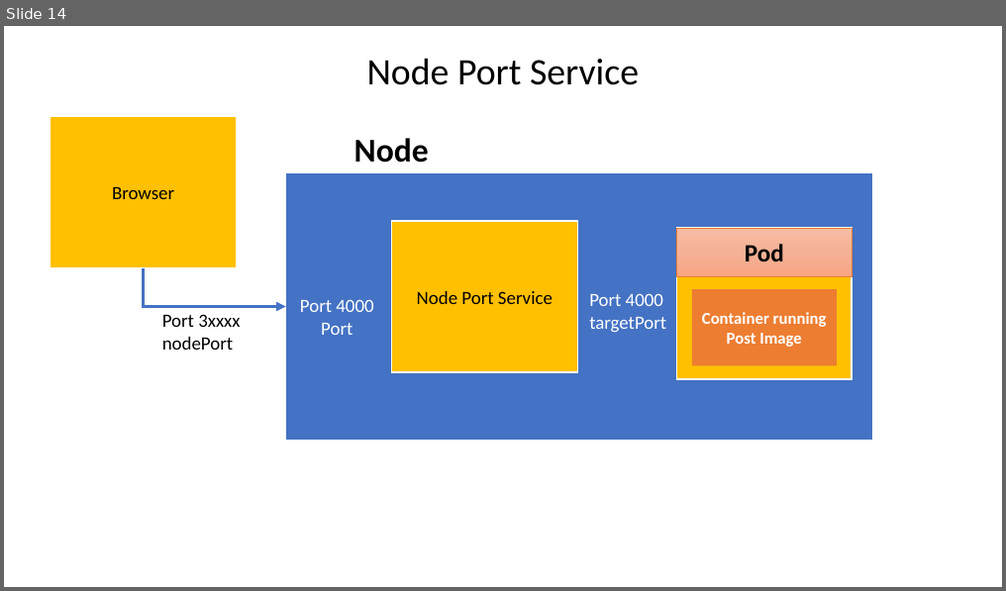
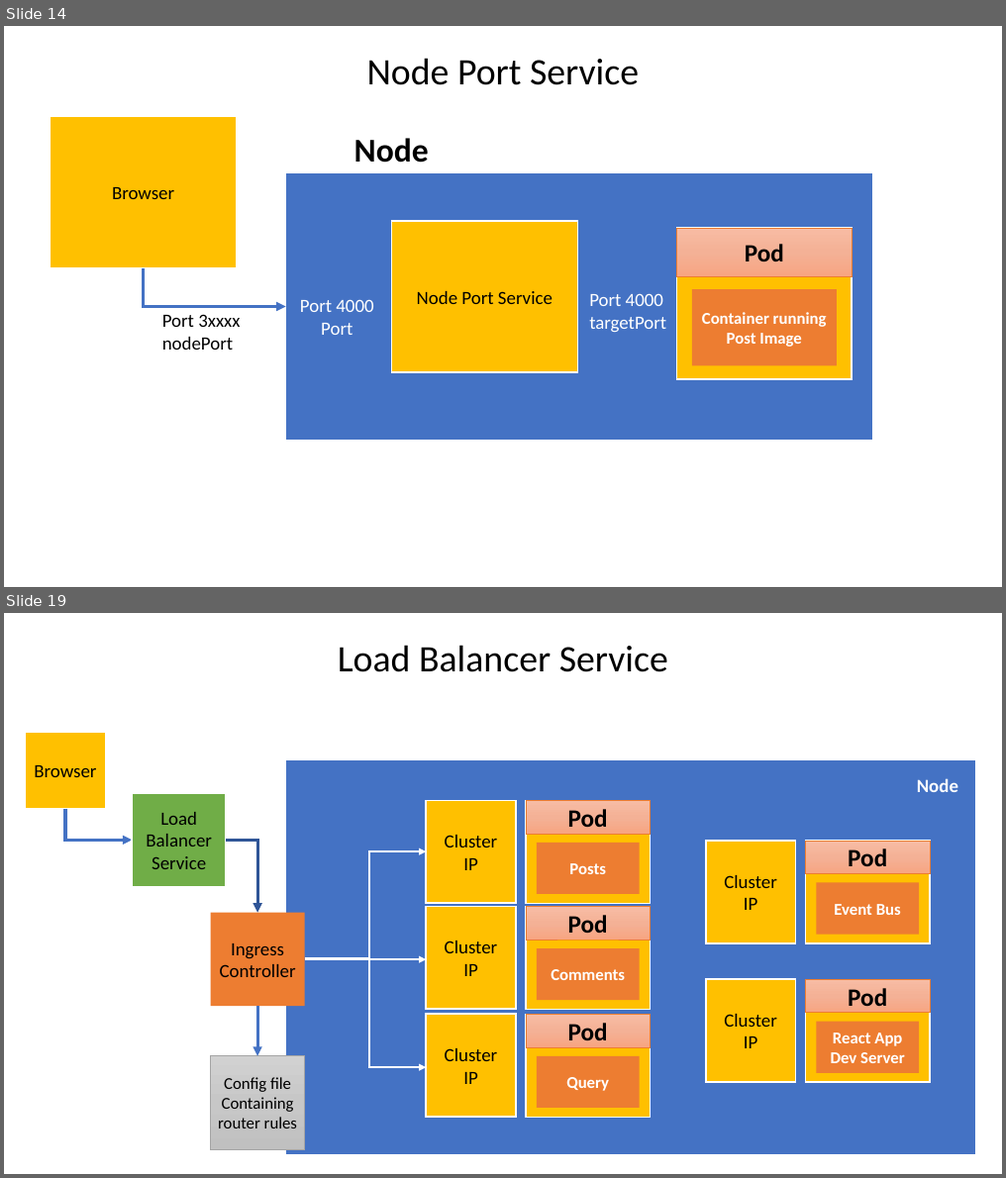
Before and after one commit to AlqamaShuja/Microservices, a slide deck: Kubernetes.pptx. Shown one above the other, each under a label of ours: slide 14 before the commit, slides 14 and 19 after it; the slides between them are not shown. The pictures are 1006x591 and 1006x1178 pixels, drawn with LibreOffice and Linux fonts; fonts in the diff are those of the drawing. Boxes give left, top, right and bottom in pixels: in the first picture for what was removed or moved away, otherwise in the second. Text is boxed around its words. In the diff, an @@ line names an element or a change of style, - is before the commit and + after.

```diff
--- a/Kubernetes.pptx
+++ b/Kubernetes.pptx
@@ slide 19 added at bbox=[4, 613, 1002, 1174], background #FFFFFF @@
@@ title added at bbox=[338, 645, 668, 672], 36 pt, text #000000 @@
+Load Balancer Service
@@ rectangle added at bbox=[25, 731, 106, 808], fill #FFC000, outline #FFFFFF 1.5 pt, 18 pt, text #000000 @@
+Browser
@@ rectangle added at bbox=[286, 760, 976, 1155], fill #4472C4, outline #FFFFFF 1.5 pt @@
@@ text added at bbox=[917, 778, 958, 792], 18 pt, text #FFFFFF, bold @@
+Node
@@ elbow arrow added from (65, 809) to (132, 840), #4472C4 3 pt @@
@@ rectangle added at bbox=[132, 793, 227, 887], fill #70AD47, outline #FFFFFF 1.5 pt, 18 pt, text #000000 @@
+Load Balancer Service
@@ group added at bbox=[426, 800, 650, 903]: 4 rectangles @@
+Pod
+Posts
+Cluster
+IP
@@ elbow arrow added from (227, 840) to (257, 912), #2F5597 3 pt @@
@@ group added at bbox=[706, 841, 930, 944]: 4 rectangles @@
+Pod
+Event Bus
+Cluster
+IP
@@ arrow added from (368, 852) to (426, 852), #FFFFFF 2.25 pt @@
@@ line added from (369, 852) to (369, 1067), #FFFFFF 2.25 pt @@
@@ group added at bbox=[426, 906, 650, 1010]: 4 rectangles @@
+Pod
+Comments
+Cluster
+IP
@@ rectangle added at bbox=[211, 912, 305, 1006], fill #ED7D31, 18 pt, text #000000 @@
+Ingress Controller
@@ line added from (305, 959) to (369, 959), #FFFFFF 3 pt @@
@@ arrow added from (368, 959) to (426, 959), #FFFFFF 2.25 pt @@
@@ group added at bbox=[706, 980, 930, 1082]: 4 rectangles @@
+Pod
+React App Dev Server
+Cluster
+IP
@@ arrow added from (257, 1006) to (257, 1057), #4472C4 3 pt @@
@@ group added at bbox=[426, 1014, 650, 1117]: 4 rectangles @@
+Pod
+Query
+Cluster
+IP
@@ rectangle added at bbox=[211, 1057, 305, 1150], fill gradient #D2D2D2 to #C8C8C8 to #C0C0C0, outline #A5A5A5 0.5 pt, 16 pt, text #000000 @@
+Config file
+Containing router rules
@@ arrow added from (368, 1067) to (426, 1067), #FFFFFF 2.25 pt @@
```
Also in this commit, not shown: 3 slides changed, 5 other slides added, 18 other files.
